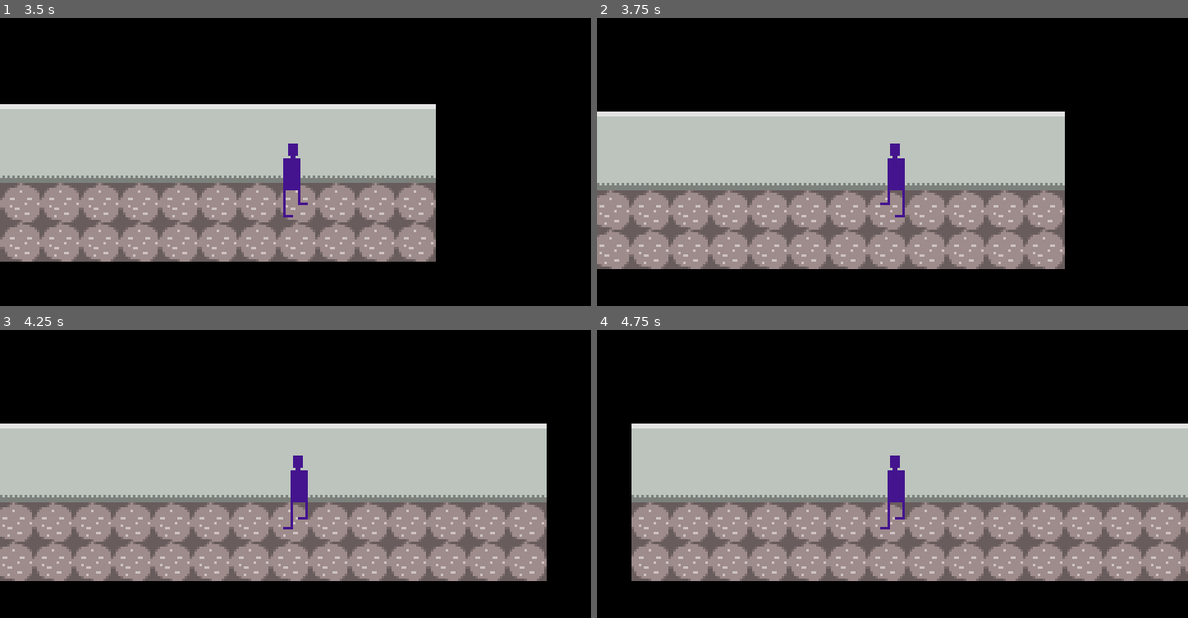
Above: before the commit, frames 1-4 (two rows, left to right).
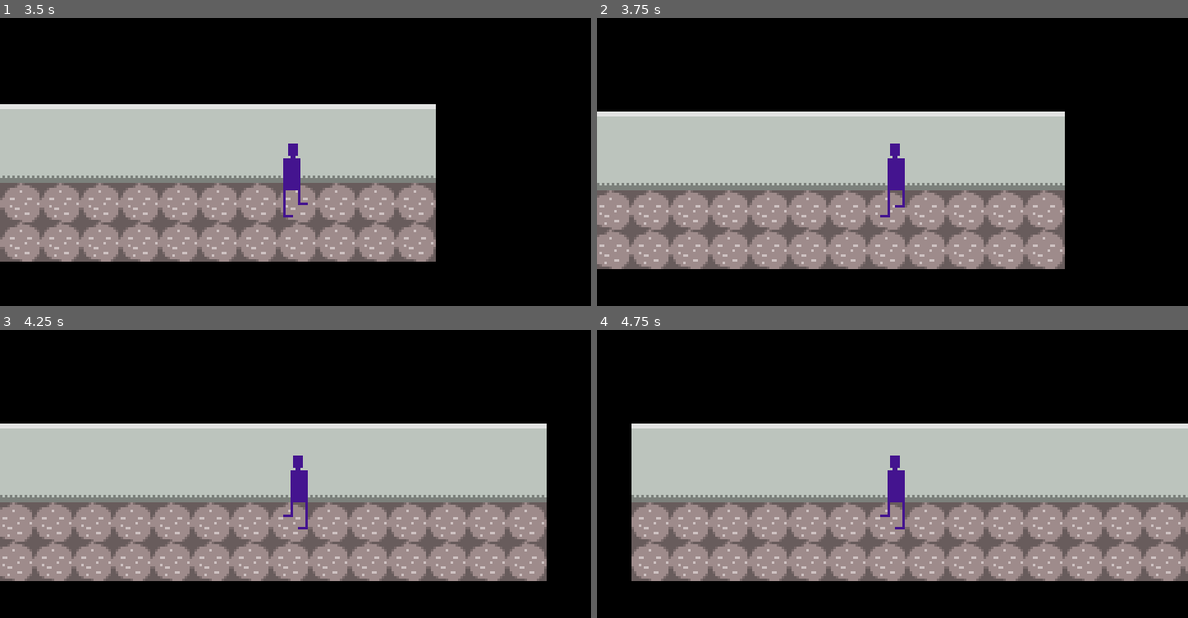
Above: after the commit, the same moments.

Repository: heroofhyla/godot-halloween-2023
Game: Godot game, scene res://title/title.tscn
Same seed, same stepped clock (60 frames per second), same inputs: the game is played once before the commit and once after it.
Inputs:
- Up to frame 1 (3.5 s): tap Enter (interact) at 0.5, 1.35, 2.85 s; hold Right (move_right) 0.53-1.28 s; hold Enter (interact) 0.53-1.28 s; hold Down (move_down) 1.28-2.03 s; hold Right (move_right) 2.03-2.78 s; hold Enter (interact) 2.03-2.78 s; hold Up (move_up) from 2.78 s (still down)
- Up to frame 2 (3.75 s): release Up (move_up) at 3.53 s; hold Left (move_left) from 3.53 s (still down); hold Enter (interact) from 3.53 s (still down)
- Up to frame 3 (4.25 s): keep holding Left (move_left); keep holding Enter (interact)
- Up to frame 4 (4.75 s): keep holding Left (move_left); release Enter (interact) at 4.28 s; tap Enter (interact) at 4.35 s

Frame 1 is identical in both runs. In frame 2, less than 0.1% of the frame differs, in the area x 47-53%, y 64-70%; in frame 3, less than 0.1%; in frame 4, less than 0.1%.

Commit message:
Rework animations

Diff:
--- /dev/null
+++ b/godot/enemy/enemy.tscn
@@ -0,0 +1,3 @@
+[gd_scene format=3 uid="uid://l8aqucje80iw"]
+
+[node name="Enemy" type="CharacterBody2D"]
--- a/godot/player/player.gd
+++ b/godot/player/player.gd
@@ -22,9 +22,9 @@
 
 func stop_walking():
 	if facing == FACE_RIGHT:
-		$AnimatedSprite2D.play("stand_right")
+		$AnimationPlayer.play("stand_right")
 	else:
-		$AnimatedSprite2D.play("stand_left")
+		$AnimationPlayer.play("stand_left")
 
 func _on_Cutscene_cutscene_started():
 	stop_walking()
@@ -83,14 +83,14 @@
 
 	if input_vector:
 		if facing == FACE_RIGHT:
-			$AnimatedSprite2D.play("walk_right")
+			$AnimationPlayer.play("walk_right")
 		else:
-			$AnimatedSprite2D.play("walk_left")
+			$AnimationPlayer.play("walk_left")
 		input_vector = input_vector.normalized()
 		velocity = input_vector * SPEED
 		move_and_slide()
 	else:
 		if facing == FACE_RIGHT:
-			$AnimatedSprite2D.play("stand_right")
+			$AnimationPlayer.play("stand_right")
 		else:
-			$AnimatedSprite2D.play("stand_left")
+			$AnimationPlayer.play("stand_left")
--- a/godot/player/player.tscn
+++ b/godot/player/player.tscn
@@ -1,85 +1,109 @@
-[gd_scene load_steps=11 format=3 uid="uid://cl2a58cjibrcp"]
+[gd_scene load_steps=10 format=3 uid="uid://cl2a58cjibrcp"]
 
 [ext_resource type="Script" path="res://player/player.gd" id="1_q3vtt"]
 [ext_resource type="Texture2D" uid="uid://bnrcvwvhuqr3x" path="res://player/player.png" id="2_k8gp3"]
 
-[sub_resource type="AtlasTexture" id="AtlasTexture_ikj0l"]
-atlas = ExtResource("2_k8gp3")
-region = Rect2(10, 0, 10, 30)
-
-[sub_resource type="AtlasTexture" id="AtlasTexture_yrai2"]
-atlas = ExtResource("2_k8gp3")
-region = Rect2(0, 0, 10, 30)
-
-[sub_resource type="AtlasTexture" id="AtlasTexture_l7hig"]
-atlas = ExtResource("2_k8gp3")
-region = Rect2(10, 60, 10, 30)
-
-[sub_resource type="AtlasTexture" id="AtlasTexture_w0apk"]
-atlas = ExtResource("2_k8gp3")
-region = Rect2(10, 30, 10, 30)
-
-[sub_resource type="AtlasTexture" id="AtlasTexture_xfjni"]
-atlas = ExtResource("2_k8gp3")
-region = Rect2(0, 30, 10, 30)
-
-[sub_resource type="AtlasTexture" id="AtlasTexture_f06tw"]
-atlas = ExtResource("2_k8gp3")
-region = Rect2(0, 60, 10, 30)
-
-[sub_resource type="SpriteFrames" id="SpriteFrames_d6qb6"]
-animations = [{
-"frames": [{
-"duration": 1.0,
-"texture": SubResource("AtlasTexture_ikj0l")
-}],
-"loop": true,
-"name": &"stand_left",
-"speed": 5.0
-}, {
-"frames": [{
-"duration": 1.0,
-"texture": SubResource("AtlasTexture_yrai2")
-}],
-"loop": true,
-"name": &"stand_right",
-"speed": 5.0
-}, {
-"frames": [{
-"duration": 1.0,
-"texture": SubResource("AtlasTexture_l7hig")
-}, {
-"duration": 1.0,
-"texture": SubResource("AtlasTexture_w0apk")
-}],
-"loop": true,
-"name": &"walk_left",
-"speed": 5.0
-}, {
-"frames": [{
-"duration": 1.0,
-"texture": SubResource("AtlasTexture_xfjni")
-}, {
-"duration": 1.0,
-"texture": SubResource("AtlasTexture_f06tw")
-}],
-"loop": true,
-"name": &"walk_right",
-"speed": 5.0
-}]
-
 [sub_resource type="CircleShape2D" id="CircleShape2D_3js8c"]
 radius = 5.0
+
+[sub_resource type="Animation" id="Animation_nyrud"]
+resource_name = "stand_right"
+tracks/0/type = "value"
+tracks/0/imported = false
+tracks/0/enabled = true
+tracks/0/path = NodePath("Sprite2D:frame")
+tracks/0/interp = 1
+tracks/0/loop_wrap = true
+tracks/0/keys = {
+"times": PackedFloat32Array(0),
+"transitions": PackedFloat32Array(1),
+"update": 1,
+"values": [0]
+}
+
+[sub_resource type="Animation" id="Animation_5150j"]
+length = 0.001
+tracks/0/type = "value"
+tracks/0/imported = false
+tracks/0/enabled = true
+tracks/0/path = NodePath("Sprite2D:frame")
+tracks/0/interp = 1
+tracks/0/loop_wrap = true
+tracks/0/keys = {
+"times": PackedFloat32Array(0),
+"transitions": PackedFloat32Array(1),
+"update": 1,
+"values": [0]
+}
+
+[sub_resource type="Animation" id="Animation_hgqtj"]
+resource_name = "stand_left"
+tracks/0/type = "value"
+tracks/0/imported = false
+tracks/0/enabled = true
+tracks/0/path = NodePath("Sprite2D:frame")
+tracks/0/interp = 1
+tracks/0/loop_wrap = true
+tracks/0/keys = {
+"times": PackedFloat32Array(0),
+"transitions": PackedFloat32Array(1),
+"update": 1,
+"values": [1]
+}
+
+[sub_resource type="Animation" id="Animation_qneck"]
+resource_name = "walk_right"
+length = 0.4
+loop_mode = 1
+tracks/0/type = "value"
+tracks/0/imported = false
+tracks/0/enabled = true
+tracks/0/path = NodePath("Sprite2D:frame")
+tracks/0/interp = 1
+tracks/0/loop_wrap = true
+tracks/0/keys = {
+"times": PackedFloat32Array(0, 0.2),
+"transitions": PackedFloat32Array(1, 1),
+"update": 1,
+"values": [2, 4]
+}
+
+[sub_resource type="Animation" id="Animation_eqckm"]
+resource_name = "walk_left"
+length = 0.4
+loop_mode = 1
+tracks/0/type = "value"
+tracks/0/imported = false
+tracks/0/enabled = true
+tracks/0/path = NodePath("Sprite2D:frame")
+tracks/0/interp = 1
+tracks/0/loop_wrap = true
+tracks/0/keys = {
+"times": PackedFloat32Array(0, 0.2),
+"transitions": PackedFloat32Array(1, 1),
+"update": 1,
+"values": [3, 5]
+}
+
+[sub_resource type="AnimationLibrary" id="AnimationLibrary_aij6r"]
+_data = {
+"RESET": SubResource("Animation_5150j"),
+"stand_left": SubResource("Animation_hgqtj"),
+"stand_right": SubResource("Animation_nyrud"),
+"walk_left": SubResource("Animation_eqckm"),
+"walk_right": SubResource("Animation_qneck")
+}
 
 [node name="Player" type="CharacterBody2D"]
 motion_mode = 1
 script = ExtResource("1_q3vtt")
 metadata/_edit_group_ = true
 
-[node name="AnimatedSprite2D" type="AnimatedSprite2D" parent="."]
+[node name="Sprite2D" type="Sprite2D" parent="."]
 position = Vector2(0, -14)
-sprite_frames = SubResource("SpriteFrames_d6qb6")
-animation = &"stand_right"
+texture = ExtResource("2_k8gp3")
+hframes = 2
+vframes = 3
 
 [node name="CollisionPolygon2D" type="CollisionPolygon2D" parent="."]
 polygon = PackedVector2Array(0, 6, -6, 0, 0, -6, 6, 0)
@@ -88,3 +112,8 @@
 
 [node name="CollisionShape2D" type="CollisionShape2D" parent="InteractableDetector"]
 shape = SubResource("CircleShape2D_3js8c")
+
+[node name="AnimationPlayer" type="AnimationPlayer" parent="."]
+libraries = {
+"": SubResource("AnimationLibrary_aij6r")
+}
--- a/godot/room/parlor.tscn
+++ b/godot/room/parlor.tscn
@@ -6,6 +6,7 @@
 [ext_resource type="PackedScene" uid="uid://8hpbn1d1vjmb" path="res://interactable/interact_hint.tscn" id="4_ofqg1"]
 [ext_resource type="Texture2D" uid="uid://7gh7bufkqv1i" path="res://control_panel/control_panel.png" id="5_twkow"]
 [ext_resource type="Script" path="res://room/parlor_control_panel.gd" id="6_0sfua"]
+[ext_resource type="PackedScene" uid="uid://c778l7cb5m4iw" path="res://enemy/enemy.tscn" id="7_b5dbw"]
 
 [sub_resource type="RectangleShape2D" id="RectangleShape2D_xs6sb"]
 size = Vector2(10, 64)
@@ -52,3 +53,6 @@
 
 [node name="CutsceneSteps" type="Node" parent="Interactable" index="4"]
 script = ExtResource("6_0sfua")
+
+[node name="enemy" parent="." index="5" instance=ExtResource("7_b5dbw")]
+position = Vector2(214, 128)
Binary file added: godot/enemy/enemy.png
Not shown, added: godot/enemy/enemy.png.import
Not shown: 1 places in godot/room/parlor.tscn that only renumber resources
Not shown, added: godot/enemy/enemy.xcf
